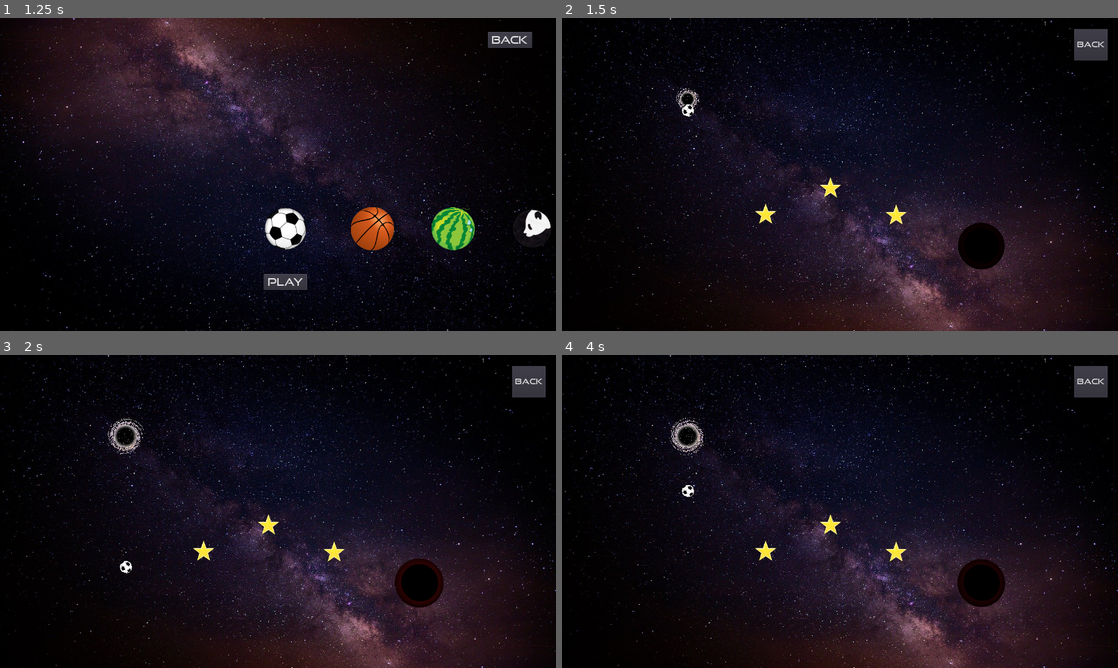
Above: before the commit, frames 1-4 (two rows, left to right).
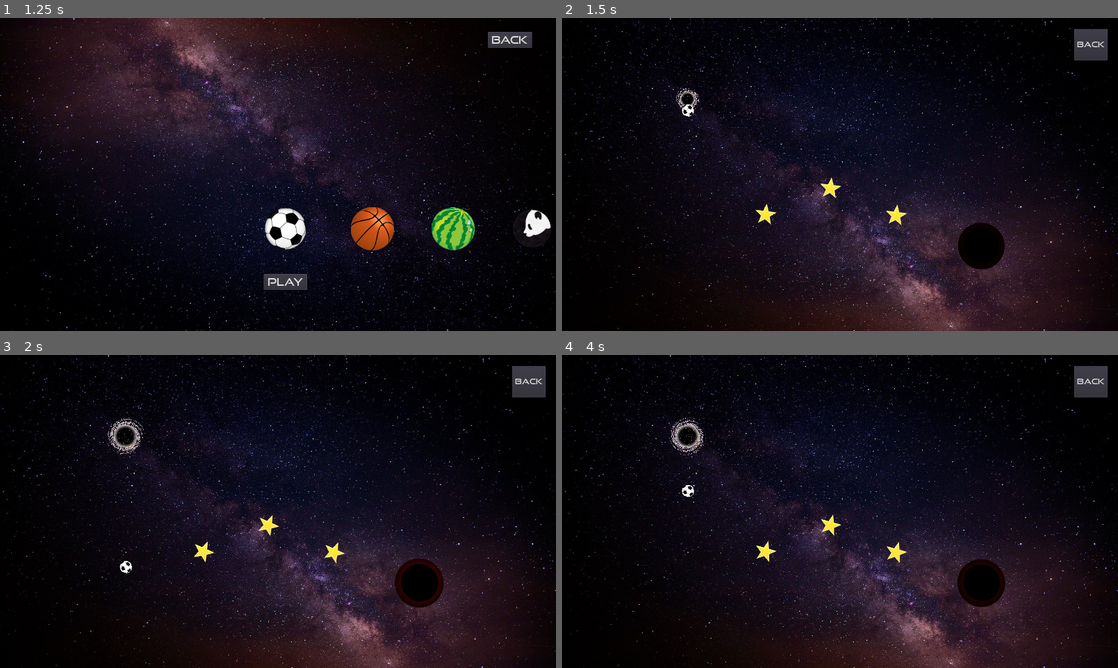
Above: after the commit, the same moments.

Repository: allenshi2014/balldrop
Game: Godot game, scene res://Menu.tscn
Same seed, same stepped clock (60 frames per second), same inputs: the game is played once before the commit and once after it.
Inputs:
- Up to frame 1 (1.25 s): click "Play" at 0.5 s
- Up to frame 2 (1.5 s): click "PLAY" at 1.25 s
- Up to frame 3 (2 s): no input
- Up to frame 4 (4 s): click "Back" at 2 s; click "Play" at 2.75 s; click "PLAY" at 3.5 s

Frame 1 is identical in both runs. In frame 2, 0.2% of the frame differs, in the area x 34-62%, y 50-67%; in frame 3, 0.3%, in the area x 34-63%, y 50-67%; in frame 4, 0.3%.

Commit message:
today updates

Diff:
--- a/level/star.gd
+++ b/level/star.gd
@@ -18,5 +18,4 @@
 		collider_area.set(i, p_point)
 
 func _process(delta):
-	#rotation += 0.01
-	pass
+	rotation += 0.01
